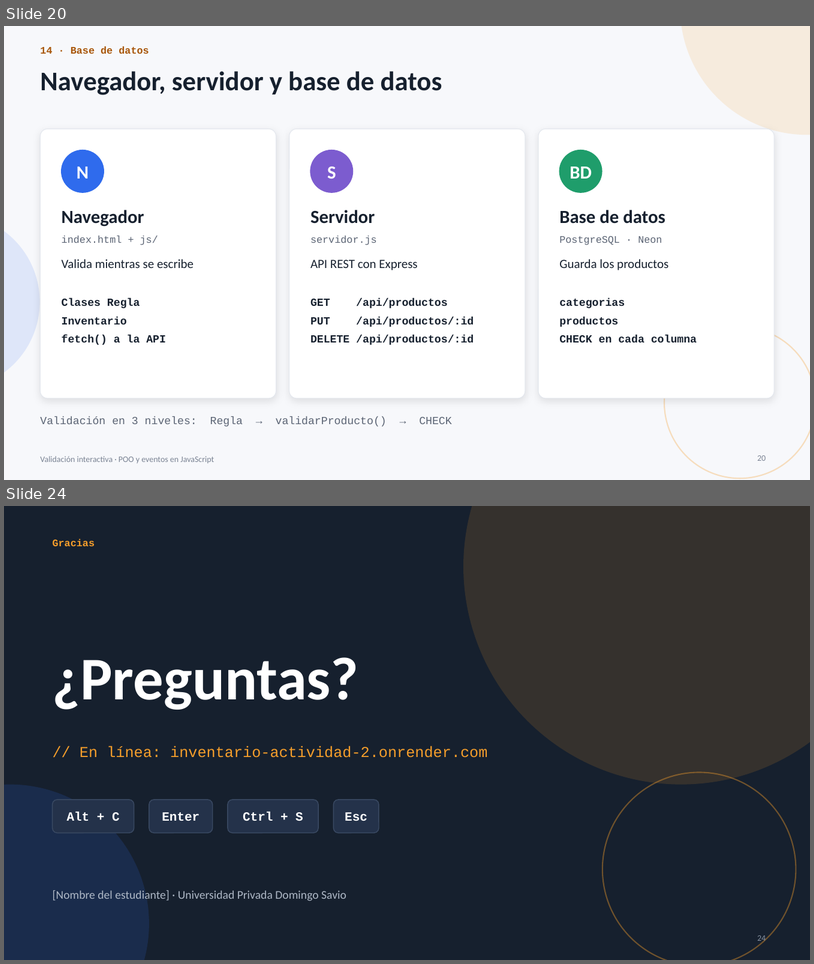
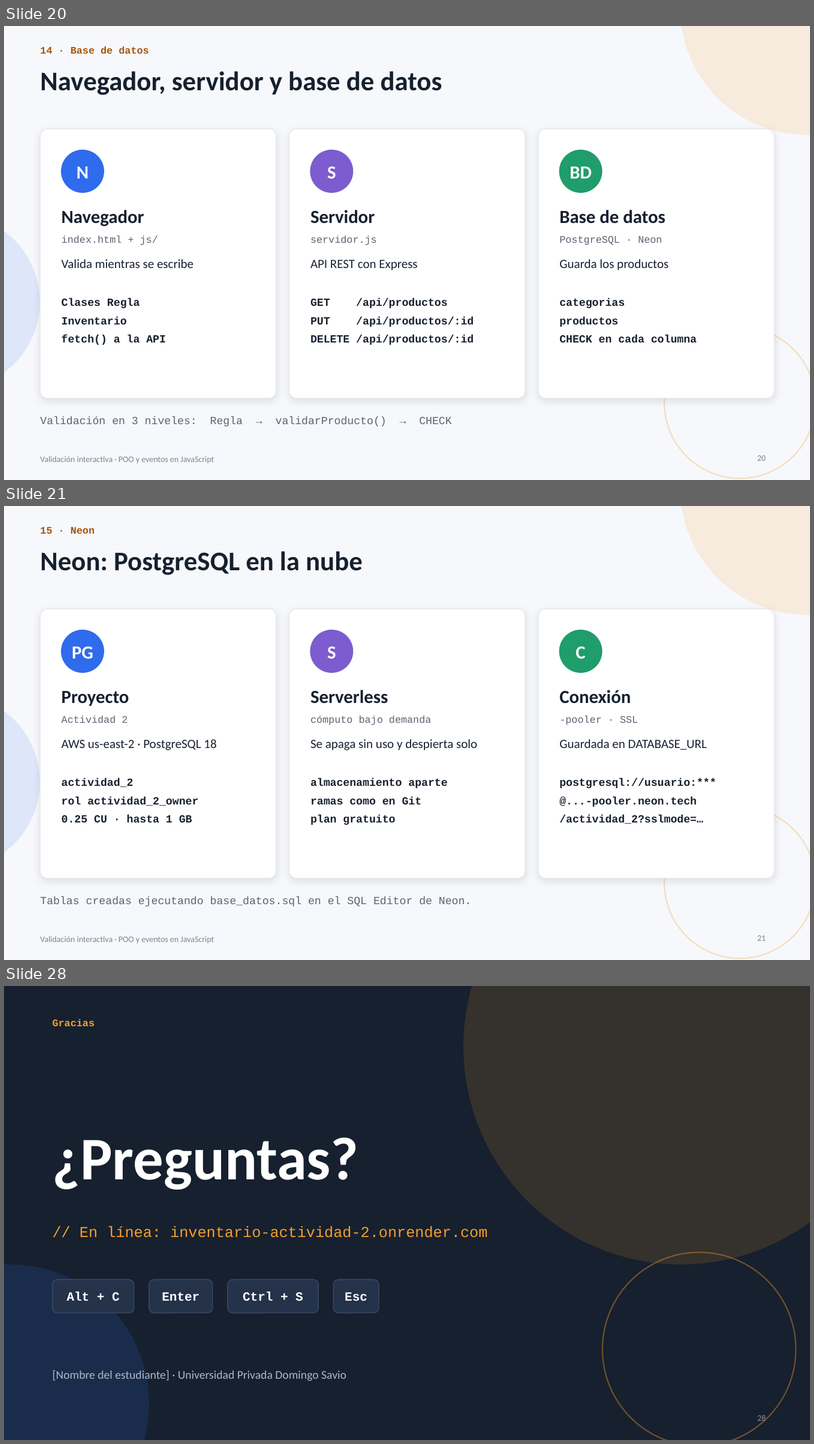
Before and after one commit to franconex/Actividad-2-DW2, a slide deck: Presentacion_POO_Eventos_PRO.pptx. Shown one above the other, each under a label of ours: slides 20 and 24 before the commit, slides 20, 21 and 28 after it; the slides between them are not shown. The pictures are 814x964 and 814x1444 pixels, drawn with LibreOffice and Linux fonts; fonts in the diff are those of the drawing. Boxes give left, top, right and bottom in pixels: in the first picture for what was removed or moved away, otherwise in the second. Text is boxed around its words. In the diff, an @@ line names an element or a change of style, - is before the commit and + after.

```diff
--- a/Presentacion_POO_Eventos_PRO.pptx
+++ b/Presentacion_POO_Eventos_PRO.pptx
@@ slide 21 added at <box>4,506,810,960</box>, background #F7F8FB; not listed: 1 template element that a slide beside it also shows @@
@@ ellipse added at <box>681,506,810,615</box>, fill #F59E2B at 14% opacity @@
@@ text added at <box>40,527,95,534</box>, 12 pt, text #A8560A, bold @@
+15 · Neon
@@ title added at <box>40,551,363,575</box>, 32 pt, text #16202E, bold @@
+Neon: PostgreSQL en la nube
@@ rounded rectangle added at <box>40,609,276,878</box>, fill #FFFFFF, outline #E3E7EE 0.75 pt @@
@@ rounded rectangle added at <box>290,609,525,878</box>, fill #FFFFFF, outline #E3E7EE 0.75 pt @@
@@ rounded rectangle added at <box>539,609,775,878</box>, fill #FFFFFF, outline #E3E7EE 0.75 pt @@
@@ ellipse added at <box>62,630,104,672</box>, fill #2F6BED, outline #2F6BED 1 pt @@
@@ ellipse added at <box>311,630,353,672</box>, fill #7C5CCF, outline #7C5CCF 1 pt @@
@@ ellipse added at <box>560,630,602,672</box>, fill #1F9D6B, outline #1F9D6B 1 pt @@
@@ text added at <box>72,646,93,658</box>, 22 pt, text #FFFFFF, bold @@
+PG
@@ text added at <box>327,646,336,658</box>, 22 pt, text #FFFFFF, bold @@
+S
@@ text added at <box>576,646,585,659</box>, 22 pt, text #FFFFFF, bold @@
+C
@@ ellipse added at <box>4,694,39,870</box>, fill #2F6BED at 12% opacity @@
@@ text added at <box>62,691,129,706</box>, 22 pt, text #16202E, bold @@
+Proyecto
@@ text added at <box>311,690,388,703</box>, 22 pt, text #16202E, bold @@
+Serverless
@@ text added at <box>560,690,631,703</box>, 22 pt, text #16202E, bold @@
+Conexión
@@ text added at <box>62,715,128,723</box>, 12 pt, text #5B6474 @@
+Actividad 2
@@ text added at <box>311,715,432,725</box>, 12 pt, text #5B6474 @@
+cómputo bajo demanda
@@ text added at <box>560,715,638,725</box>, 12 pt, text #5B6474 @@
+-pooler · SSL
@@ text added at <box>62,739,216,750</box>, 15 pt, text #16202E @@
+AWS us-east-2 · PostgreSQL 18
@@ text added at <box>311,739,477,750</box>, 15 pt, text #16202E @@
+Se apaga sin uso y despierta solo
@@ text added at <box>560,739,707,750</box>, 15 pt, text #16202E @@
+Guardada en DATABASE_URL
@@ text added at <box>62,778,198,822</box>, 13 pt, text #16202E, bold @@
+actividad_2
+rol actividad_2_owner
+0.25 CU · hasta 1 GB
@@ text added at <box>311,778,447,825</box>, 13 pt, text #16202E, bold @@
+almacenamiento aparte
+ramas como en Git
+plan gratuito
@@ text added at <box>560,778,716,823</box>, 13 pt, text #16202E, bold @@
+postgresql://usuario:***
+@...-pooler.neon.tech
+/actividad_2?sslmode=…
@@ ellipse added at <box>665,807,810,958</box>, outline #F59E2B 1.5 pt @@
@@ text added at <box>40,896,471,906</box>, 13 pt, text #5B6474 @@
+Tablas creadas ejecutando base_datos.sql en el SQL Editor de Neon.
@@ page number added at <box>758,935,766,940</box>, 10 pt, text #7B8494 @@
+21
@@ what was slide 24 is now slide 28 @@
@@ page number at <box>758,1414,766,1423</box>: text changed @@
-24
+28
```
Also in this commit, not shown: 4 slides changed, 3 other slides added, 2 other files.
